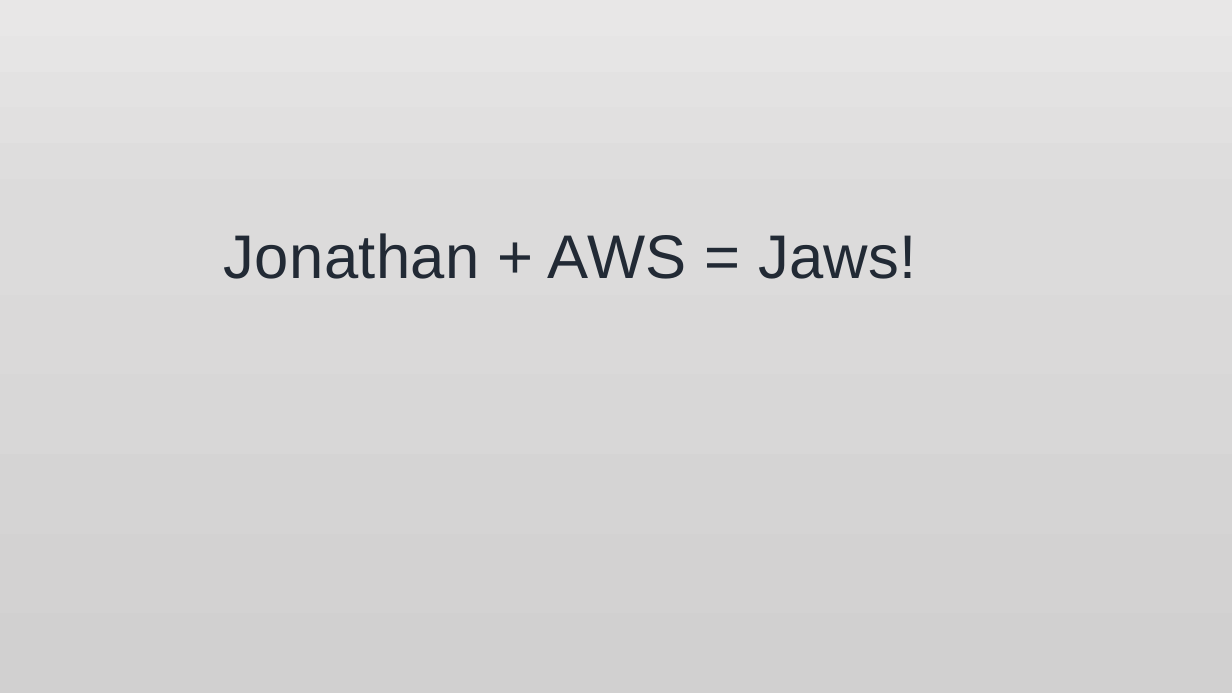
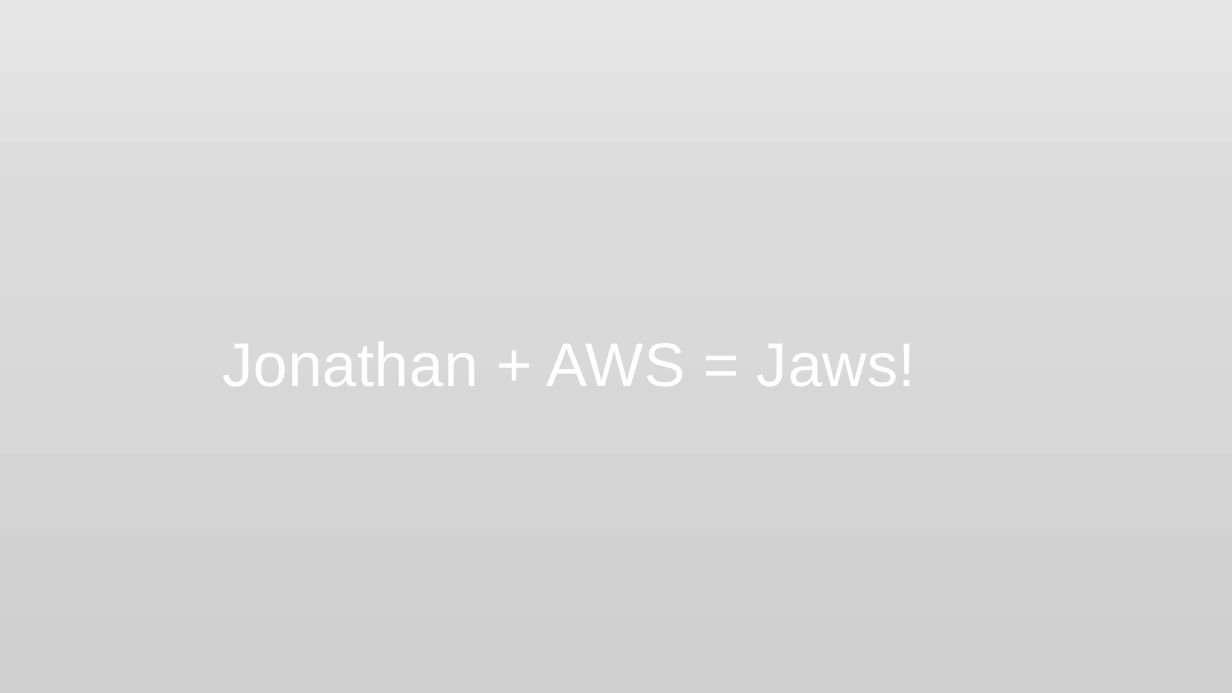
Before and after one commit to jonathan-r-jones/Composable-Batch-Files, a slide deck: slide 6 of jaws.pptx. Drawn at 1232x693 pixels with LibreOffice and Linux fonts; fonts in the diff are those of the drawing; background and template pictures are left out. Boxes give left, top, right and bottom in pixels: in the first picture for what was removed or moved away, otherwise in the second. Text is boxed around its words. In the diff, an @@ line names an element or a change of style, - is before the commit and + after.

```diff
--- a/jaws.pptx
+++ b/jaws.pptx
@@ text "Jonathan + AWS = Jaws!": place and size @@
-text "Jonathan + AWS = Jaws!" at [224, 233, 917, 279]
+text "Jonathan + AWS = Jaws!" at [222, 331, 916, 400]
@@ text "Jonathan + AWS = Jaws!" at [222, 331, 916, 400]: text colour #222A35 to #FFFFFF @@
```
Also in this commit, not shown: 2 other slides changed, 2 slides added, 1 slide removed, 1 other file.
